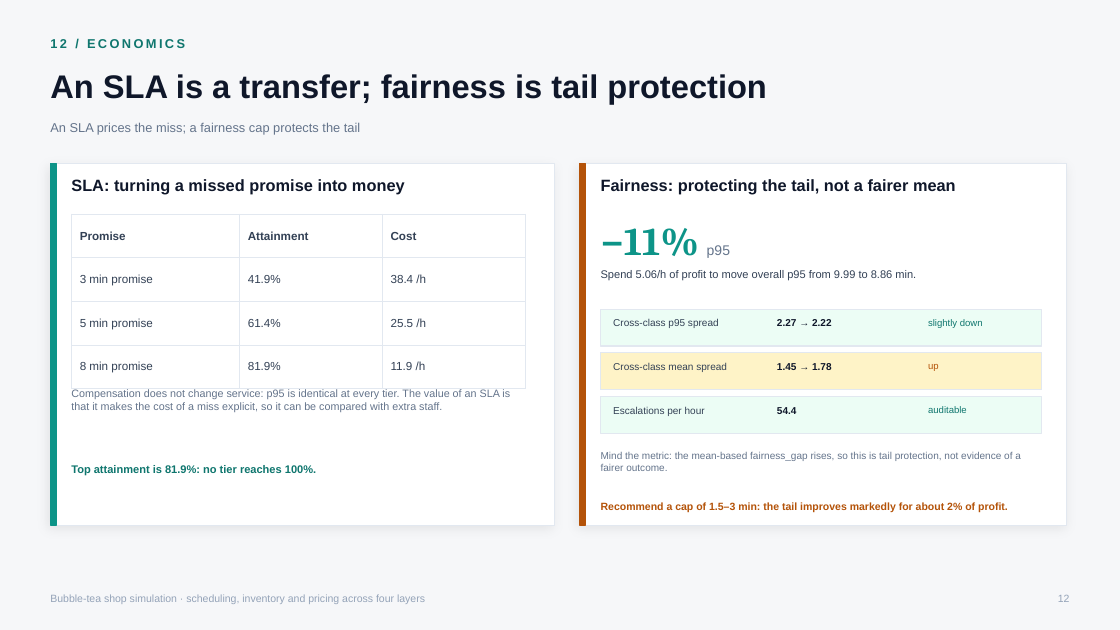
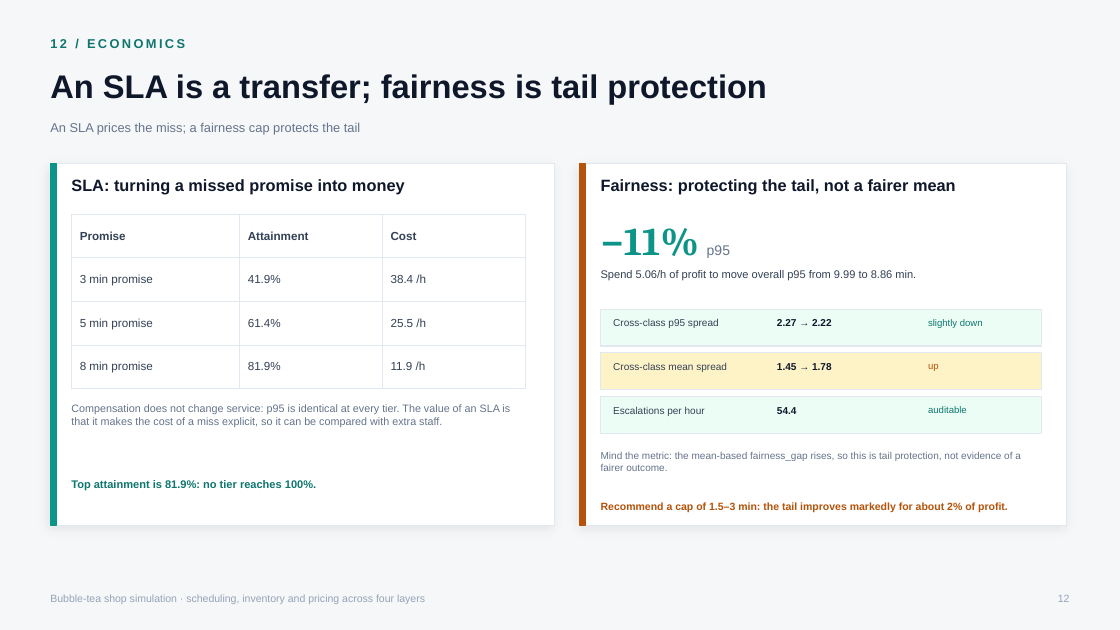
Before and after one commit to dwan621/bubble-tea-shop-sim, a slide deck: slide 12 of presentation/bubble-tea-shop-simulation.pptx. Drawn at 1120x630 pixels with LibreOffice and Linux fonts; fonts in the diff are those of the drawing. Boxes give left, top, right and bottom in pixels: in the first picture for what was removed or moved away, otherwise in the second. Text is boxed around its words. In the diff, an @@ line names an element or a change of style, - is before the commit and + after.

```diff
--- a/presentation/bubble-tea-shop-simulation.pptx
+++ b/presentation/bubble-tea-shop-simulation.pptx
@@ text "Compensation does not change service: ...": place and size @@
-text "Compensation does not change service: ..." at [71,389,510,412]
+text "Compensation does not change service: ..." at [71,404,510,427]
@@ text "Top attainment is 81.9%: no ...": place and size @@
-text "Top attainment is 81.9%: no ..." at [71,465,316,475]
+text "Top attainment is 81.9%: no ..." at [71,480,316,490]
```
Also in this commit, not shown: 3 other slides changed, 1 other file.
